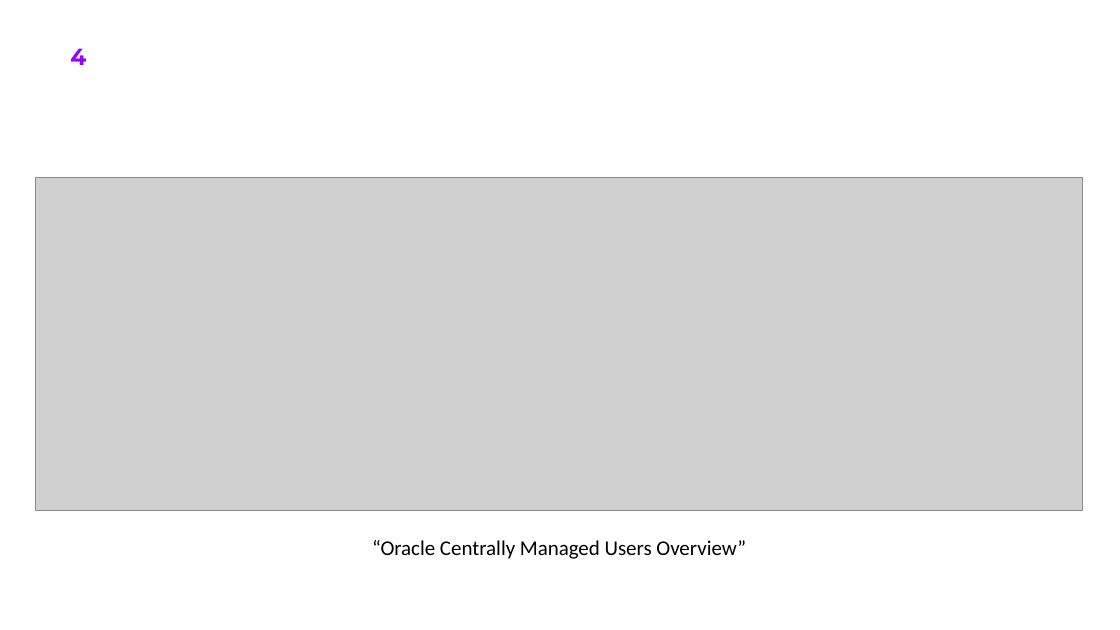
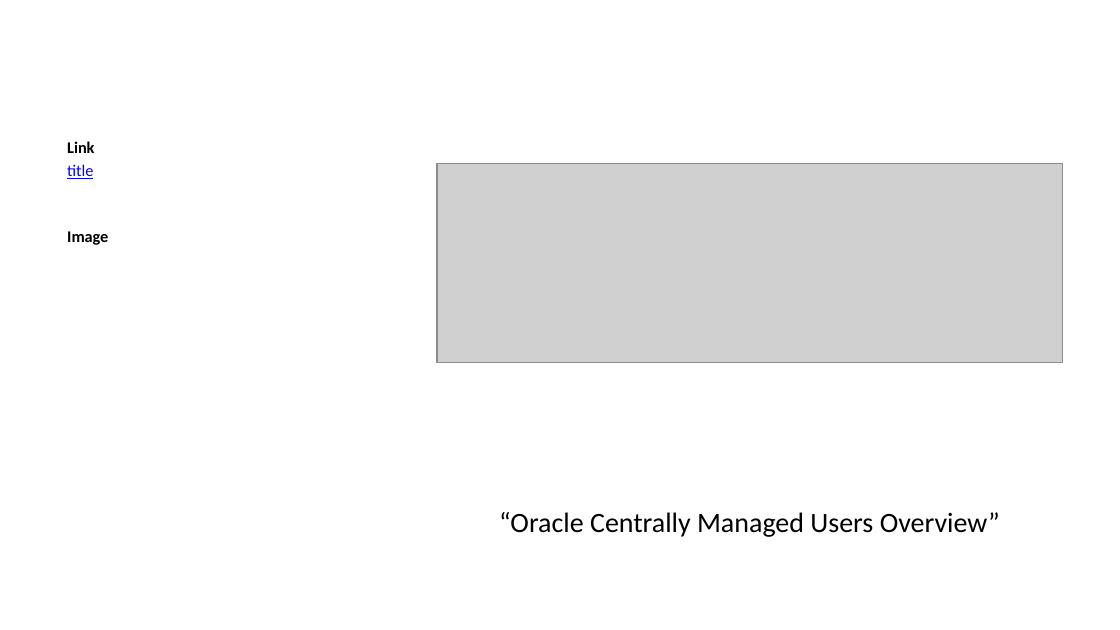
Before and after one commit to oehrlis/docker-pandoc, a slide deck: slide 3 of sample/sample.pptx (slide 4 before the commit). Drawn at 1120x630 pixels with LibreOffice and Linux fonts; fonts in the diff are those of the drawing; grey boxes stand for pictures; background and template pictures are left out. Boxes give left, top, right and bottom in pixels: in the first picture for what was removed or moved away, otherwise in the second. Text is boxed around its words. In the diff, an @@ line names an element or a change of style, - is before the commit and + after.

```diff
--- a/sample/sample.pptx
+++ b/sample/sample.pptx
@@ page number removed at (70,48,86,65) @@
-4
@@ text added at (67,141,108,245), 10.5 pt, text #000000, bold @@
+Link
+title
+Image
@@ picture: place and size @@
-picture at (36,177,1083,510)
+picture at (437,164,1062,363)
@@ text "“Oracle Centrally Managed Users Overview”": place and size @@
-text "“Oracle Centrally Managed Users Overview”" at (372,540,746,559)
+text "“Oracle Centrally Managed Users Overview”" at (499,512,1000,537)
@@ text "“Oracle Centrally Managed Users Overview”" at (499,512,1000,537): size 13.5 to 18 pt @@
```
Also in this commit, not shown: 5 other slides changed, 2 slides removed, 3 other files.
